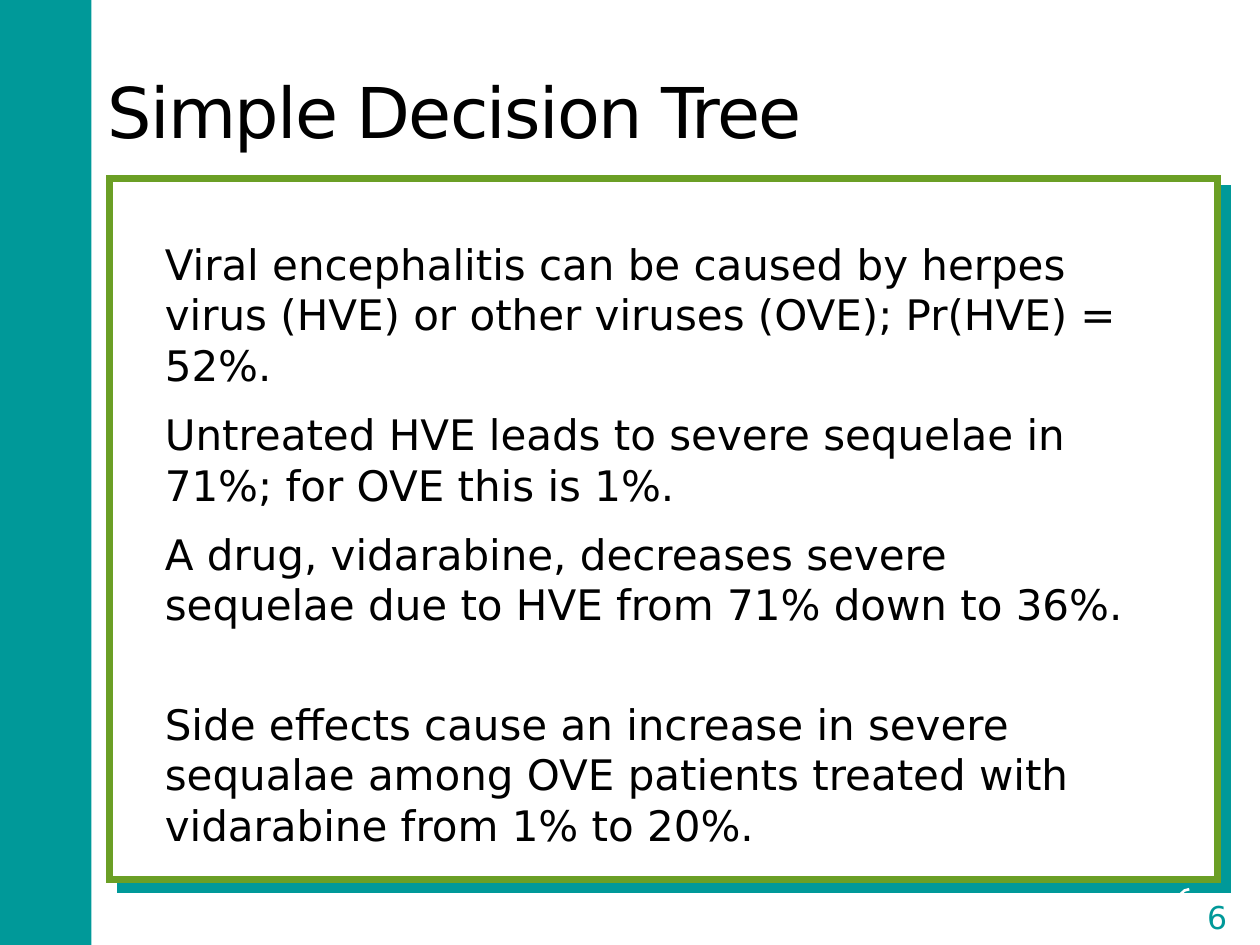
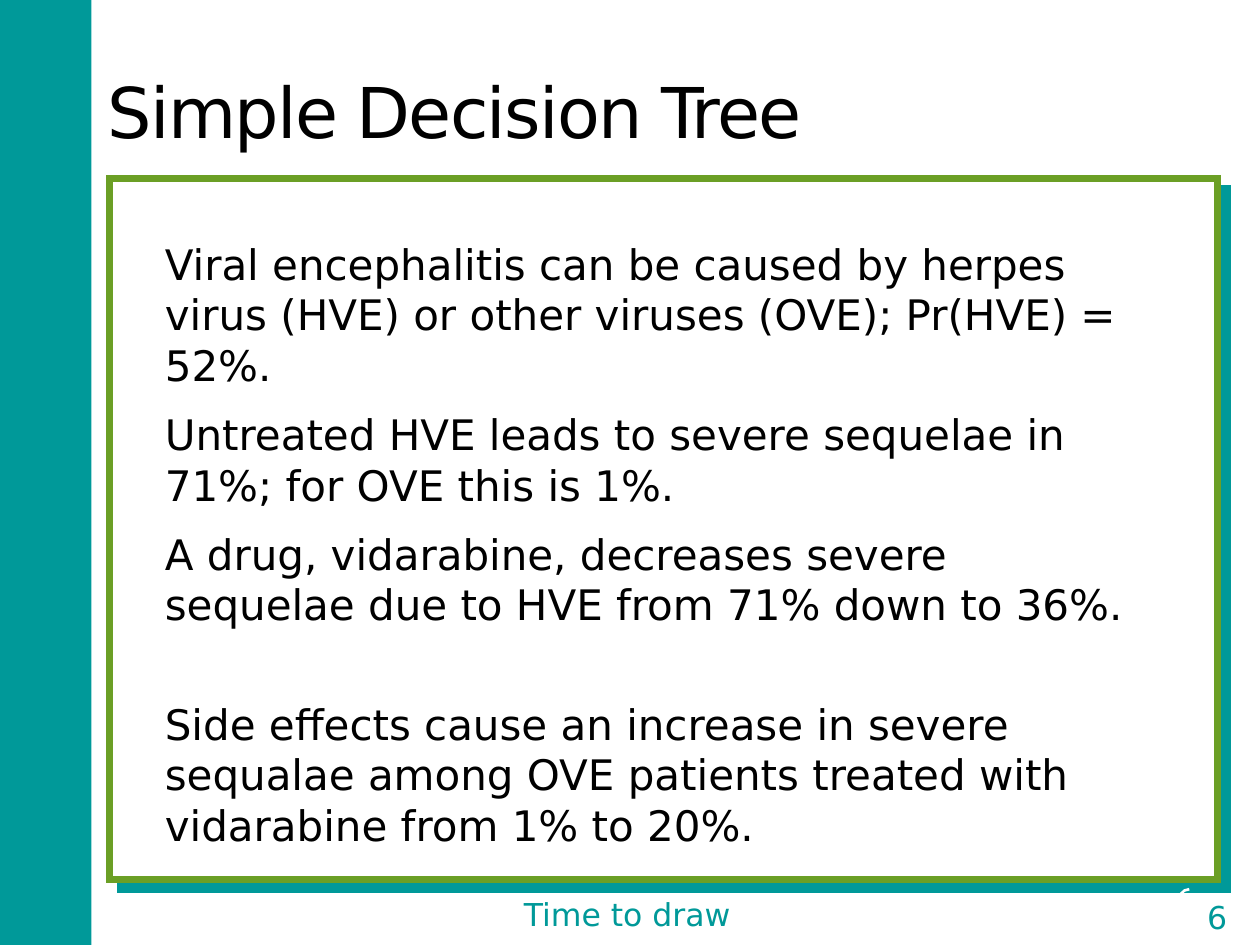
Before and after one commit to DARTH-git/Course-Modularization, a slide deck: slide 6 of static/Course_Modularization/Decision trees/Slides/DecisionTreeSlides_video_2.pptx. Drawn at 1260x945 pixels with LibreOffice and Linux fonts; fonts in the diff are those of the drawing. Boxes give left, top, right and bottom in pixels: in the first picture for what was removed or moved away, otherwise in the second. Text is boxed around its words. In the diff, an @@ line names an element or a change of style, - is before the commit and + after.

Commit message:
new dec tree slides

```diff
--- a/static/Course_Modularization/Decision trees/Slides/DecisionTreeSlides_video_2.pptx
+++ b/static/Course_Modularization/Decision trees/Slides/DecisionTreeSlides_video_2.pptx
@@ text added at [524,902,730,927], 18 pt, text #009999 @@
+Time to draw
```
Also in this commit, not shown: 7 other slides changed, 6 slides added, 1 slide removed, 1 other file.
